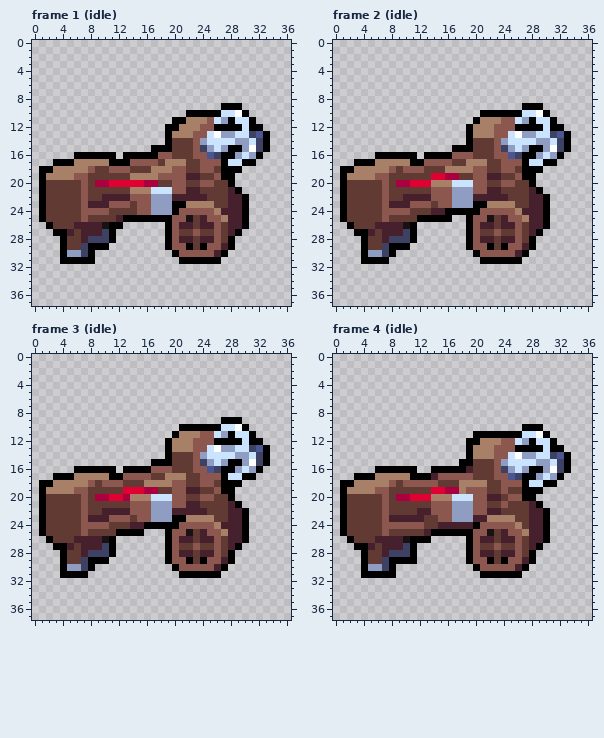
Edited in one commit: pixel-art file (assets_src/image/units/ballista/outlaw/map_ballista_outlaw.ase). The picture above is the old version.
37x38 pixels, 34 frames. Shown: frame 1 (idle), frame 2 (idle), frame 3 (idle), frame 4 (idle). The commit also changed other frames, which this record leaves out.
Once edited:
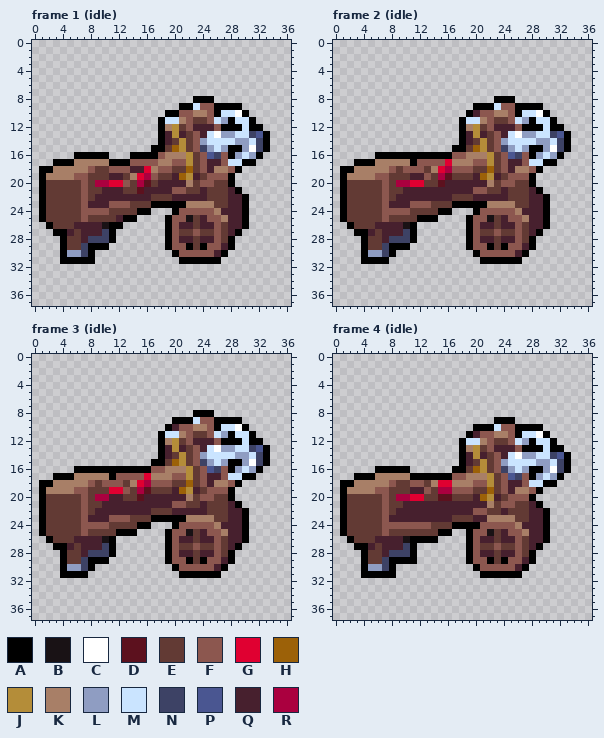
Palette (. is transparent): A #000000  B #191215  C #ffffff  D #5c111e  E #623a34  F #8c574f  G #e00031  H #9c6108  J #b48d39  K #a87f67  L #8f9dc2  M #cae4ff  N #3d4265  P #4a5691  Q #47202e  R #aa003f
Changes in this commit:
layer "Layer 8" now hidden
layer "Layer 14" added
Frame 1 (idle):
y 8: x 23..25 ... -> AAA
y 9: x 21..26 ...... -> AAMFFA
y 10: x 19..25 ...AAAA -> AAFFKKF
y 11: x 18..24 ..AAKKK -> AMMKFEE
y 12: x 18..26 .AAKKKFFA -> AKJEFQQQF
y 13: x 18..22 .AKKK -> AQJQE; x 24 F -> Q
y 14: x 18..19 .A -> AQ; x 21 E -> J
y 15: x 19..21 AEE -> EHJ
y 16: x 11 A -> .; x 13 A -> .; x 19..23 FEEEF -> KKKJE; x 27 A -> F
y 17: x 18 E -> K; x 20..22 KKE -> FFJ; x 25..27 FFA -> QQF
y 18: x 14..16 EEE -> QQG; x 18..22 KKFFE -> FFEEH; x 25..28 FEAA -> QKKF
y 19: x 11..12 EE -> QQ; x 15..22 KKKFFFFQ -> GRFEEQHJ; x 25 E -> F; x 27 A -> F
y 20: x 13..22 GGGRREEFFE -> FERDEQQQQK
y 21: x 10..12 EEE -> QQQ; x 14..19 KKKMMM -> EDQQQQ; x 22..24 QQE -> EEQ
y 22: x 9 E -> Q; x 14..19 FFFLLL -> QQQEEE
y 23: x 15..19 FFLLL -> EEAAA
y 24: x 15..19 FFLLL -> AA...
y 25: x 15..18 AAAA -> ....
Frame 2 (idle):
y 8: x 23..25 ... -> AAA
y 9: x 20..26 ....... -> AAAMFFA
y 10: x 19..25 ..AAAAA -> AQFFKKF
y 11: x 18..20 ..A -> AMM; x 22..24 KKF -> FEE
y 12: x 18..26 .AKKKFFFA -> AKJEFQQQF
y 13: x 18..22 .AKKK -> AQJQE; x 24 F -> Q
y 14: x 18..19 .A -> AQ; x 21 E -> J
y 15: x 19..21 AEE -> EHJ
y 16: x 12 . -> A; x 19..23 FEEEF -> KKKJE; x 27 A -> F
y 17: x 12 A -> F; x 16..18 FEE -> GKK; x 20..22 KKE -> FFJ; x 25..27 FFA -> QQF
y 18: x 14..22 EEKKKKFFE -> KGRFFFEEH; x 25..28 FEAA -> QKKF
y 19: x 11..17 EEEGGRR -> QQFERDE; x 20..22 FFQ -> QHJ; x 25 E -> F; x 27 A -> F
y 20: x 13..22 GKKKMMMFFE -> EEDQQQQQQK
y 21: x 10..19 EEEEFFFLLL -> QQQQQQQQQQ; x 22..24 QQE -> EEQ
y 22: x 9 E -> Q; x 14..19 FFFLLL -> QQQEEE
y 23: x 15..19 FFLLL -> EEAAA
y 24: x 14..15 QQ -> EA; x 17..19 AAA -> ...
y 25: x 15..16 AA -> ..
Frame 3 (idle):
y 8: x 23..25 ... -> AAA
y 9: x 20..26 ....... -> AAAMFFA
y 10: x 19..25 ..AAAAA -> AQFFKKF
y 11: x 18..20 ..A -> AMM; x 22..24 KKF -> FEE
y 12: x 18..26 .AKKKFFFA -> AKJEFQQQF
y 13: x 18..22 .AKKK -> AQJQE; x 24 F -> Q
y 14: x 18..19 .A -> AQ; x 21 E -> J
y 15: x 19..21 AEE -> EHJ
y 16: x 12 . -> A; x 19..23 FEEEF -> KKKJE; x 27 A -> F
y 17: x 12 A -> F; x 16..18 FEE -> GKK; x 20..22 KKE -> FFJ; x 25..27 FFA -> QQF
y 18: x 14..22 EEKKKKFFE -> KGRFFFEEH; x 25..28 FEAA -> QKKF
y 19: x 11..17 EEGGGRR -> GGFERDE; x 20..22 FFQ -> QHJ; x 25 E -> F; x 27 A -> F
y 20: x 11..22 GGRKKKMMMFFE -> QQEEDQQQQQQK
y 21: x 10..19 EEEEFFFLLL -> QQQQQQQQQQ; x 22..24 QQE -> EEQ
y 22: x 9 E -> Q; x 14..19 FFFLLL -> QQQEEE
y 23: x 15..19 FFLLL -> EEAAA
y 24: x 14..15 QQ -> EA; x 17..19 AAA -> ...
y 25: x 15 A -> .
Frame 4 (idle):
y 9: x 23..25 ... -> AAA
y 10: x 20..26 ....... -> AAAMFFA
y 11: x 19..25 .AAAAAA -> AQFFKKF
y 12: x 18..20 .AA -> AMM; x 22..24 KKF -> FEE
y 13: x 18..26 .AKKKFFFA -> AKJEFQQQF
y 14: x 18..22 .AKKK -> AQJQE; x 24 F -> Q
y 15: x 19 A -> Q; x 21 E -> J
y 16: x 11 A -> .; x 14..16 AAA -> ...; x 19..21 QEE -> EHJ
y 17: x 14..16 QFF -> AAA; x 19..23 FEEEF -> KKKJE; x 27 A -> F
y 18: x 10 F -> E; x 13..17 FFEEE -> EKGGK; x 20..22 KKE -> FFJ; x 25..27 FFA -> QQF
y 19: x 11..15 EEEGG -> QQFER; x 17..18 RK -> FF; x 20..22 FFE -> EEH; x 25..28 EEAA -> QKKF
y 20: x 13..22 GKKKMMMFFQ -> EEDDEEEQHJ; x 27 A -> F
y 21: x 10..22 EEEEFFFLLLFFE -> QQQQQQQQQQQQK; x 25 E -> F
y 22: x 9..11 EEE -> QQQ; x 14..19 FFFLLL -> QQQQQQ; x 22..24 QQE -> EEQ
y 23: x 13..19 EEFFLLL -> QQQQEEE
y 24: x 13 E -> F; x 15..19 QQQQQ -> EEAAA; x 27 E -> Q
y 25: x 13..14 QA -> EE; x 17..18 AA -> ..
y 26: x 14 . -> A
